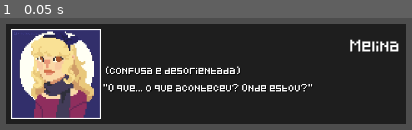
Above: before the commit, frame 1.
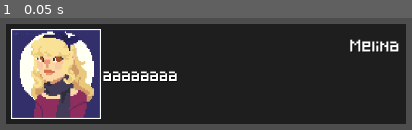
Above: after the commit, the same moment.

Repository: duduzorde/pudim-1
Game: Godot game, scene res://Recursos/Action RPG Resources/Dialog/dialog_screen.tscn
Same seed, same stepped clock (60 frames per second), same inputs: the game is played once before the commit and once after it. This scene is started directly instead of the project's main scene.
Inputs:
- Up to frame 1 (0.05 s): no input

The runs differ from the first frame. In frame 1, 3.5% of the frame differs, in the area x 25-76%, y 42-67%.
Error before the commit: Out of bounds get index '0' (on base: 'Dictionary') (res://Recursos/Action)

Commit message:
Dialog 0.022
Reemplementei a parte desaparecida

Diff:
--- a/Recursos/Action RPG Resources/Dialog/dialog_screen.gd
+++ /dev/null
@@ -1,42 +0,0 @@
-extends Control
-class_name DialogScreen
-
-var _step: float = 0.05
-
-var _id: int = 0
-var data: Dictionary = {}
-
-@export_category("Objects")
-@export var _name: Label = null
-@export var _dialog: RichTextLabel = null
-@export var _faceset: TextureRect = null
-
-func _ready() -> void:
-	_initialize_dialog()
-
-
-func _process(_delta: float) -> void:
-	if Input.is_action_pressed("ui_accept") and _dialog.visible_ratio < 1:
-		_step = 0.01
-		return
-
-	_step = 0.05
-	if Input.is_action_just_pressed("ui_accept"):
-		_id += 1
-		if _id == data.size():
-			queue_free()
-			return
-
-		_initialize_dialog()
-
-
-func _initialize_dialog() -> void:
-	_name.text = data[_id]["title"]
-	_dialog.text = data[_id]["dialog"]
-	_faceset.texture = load(data[_id]["faceset"])
-
-	_dialog.visible_characters = 0
-	while _dialog.visible_ratio < 1:
-		await get_tree().create_timer(_step).timeout
-		_dialog.visible_characters += 1
-		pass
--- a/Recursos/Action RPG Resources/Dialog/dialog_screen.tscn
+++ b/Recursos/Action RPG Resources/Dialog/dialog_screen.tscn
@@ -1,16 +1,15 @@
-[gd_scene load_steps=5 format=3 uid="uid://dxflrdsrfkxe4"]
+[gd_scene load_steps=4 format=3 uid="uid://r8cvw3d5ve8l"]
 
 [ext_resource type="Texture2D" uid="uid://dd4ie53f3t53h" path="res://Recursos/Action RPG Resources/Dialog/Images/melinateste.webp" id="1_j6oy5"]
-[ext_resource type="Script" path="res://Recursos/Action RPG Resources/Dialog/dialog_screen.gd" id="1_qi0c5"]
 [ext_resource type="FontFile" uid="uid://co8qbnn3gglme" path="res://Recursos/Action RPG Resources/Dialog/Fonts/Pixeled (1).ttf" id="3_7mpvp"]
 
-[sub_resource type="LabelSettings" id="LabelSettings_orepj"]
+[sub_resource type="LabelSettings" id="LabelSettings_xvttd"]
 line_spacing = 0.0
 font = ExtResource("3_7mpvp")
-shadow_color = Color(0, 0, 0, 0.6)
+shadow_color = Color(0, 0, 0, 1)
 
-[node name="DialogScreen" type="Control" node_paths=PackedStringArray("_name", "_dialog", "_faceset")]
-custom_minimum_size = Vector2(320, 80)
+[node name="DialogScreen" type="Control"]
+custom_minimum_size = Vector2(640, 160)
 layout_mode = 3
 anchors_preset = 7
 anchor_left = 0.5
@@ -23,10 +22,6 @@
 offset_bottom = -40.0
 grow_horizontal = 2
 grow_vertical = 0
-script = ExtResource("1_qi0c5")
-_name = NodePath("Background/HContainer/VBoxContainer/Name")
-_dialog = NodePath("Background/HContainer/VBoxContainer/Dialog")
-_faceset = NodePath("Background/HContainer/Border/Faceset")
 
 [node name="Background" type="ColorRect" parent="."]
 layout_mode = 1
@@ -74,24 +69,23 @@
 expand_mode = 1
 stretch_mode = 5
 
-[node name="VBoxContainer" type="VBoxContainer" parent="Background/HContainer"]
+[node name="VContainer" type="VBoxContainer" parent="Background/HContainer"]
 layout_mode = 2
 size_flags_horizontal = 3
 
-[node name="Name" type="Label" parent="Background/HContainer/VBoxContainer"]
+[node name="Name" type="Label" parent="Background/HContainer/VContainer"]
 layout_mode = 2
 text = "Melina"
-label_settings = SubResource("LabelSettings_orepj")
+label_settings = SubResource("LabelSettings_xvttd")
 horizontal_alignment = 2
 vertical_alignment = 1
 
-[node name="Dialog" type="RichTextLabel" parent="Background/HContainer/VBoxContainer"]
+[node name="Dialog" type="RichTextLabel" parent="Background/HContainer/VContainer"]
 layout_mode = 2
 size_flags_vertical = 3
 theme_override_colors/font_shadow_color = Color(0, 0, 0, 1)
 theme_override_constants/shadow_offset_y = 1
 theme_override_constants/shadow_offset_x = 1
 theme_override_fonts/normal_font = ExtResource("3_7mpvp")
-theme_override_font_sizes/normal_font_size = 10
-text = " (confusa e desorientada)
-\"O que... o que aconteceu? Onde estou?\""
+theme_override_font_sizes/normal_font_size = 15
+text = "aaaaaaaa"
